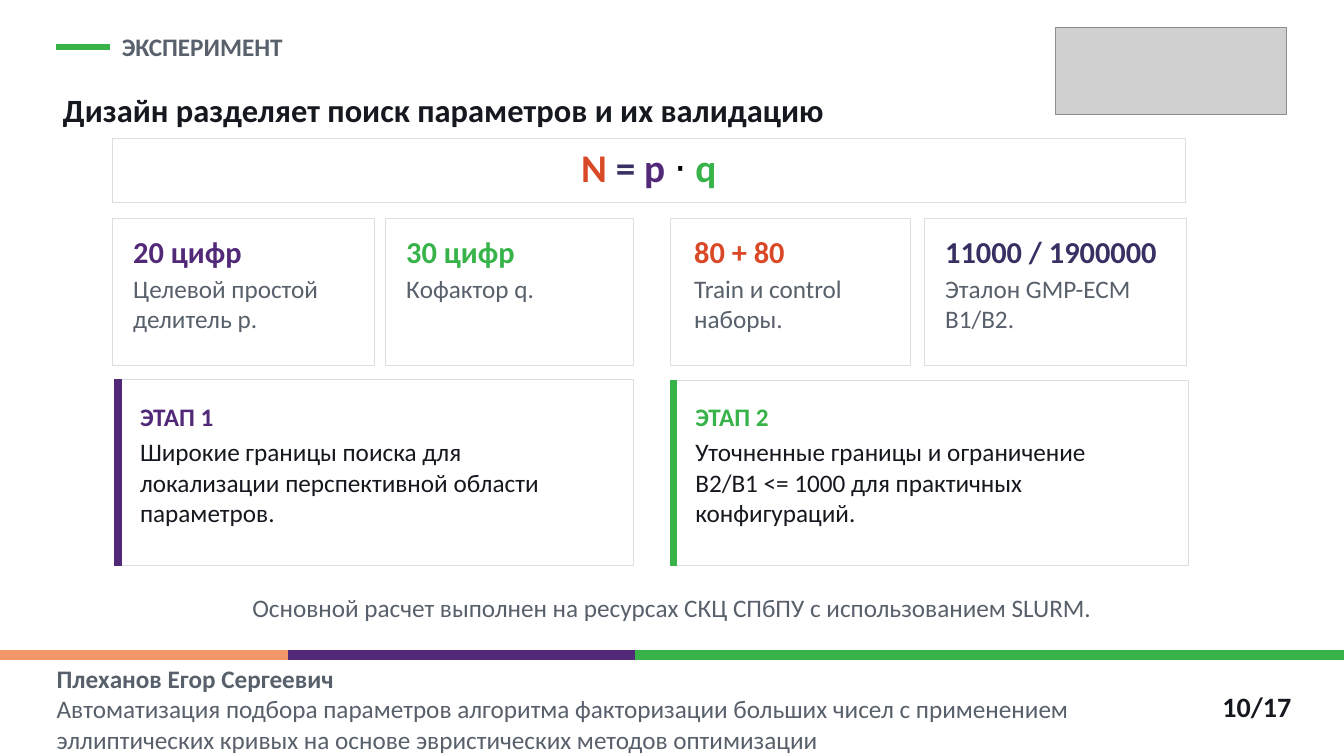
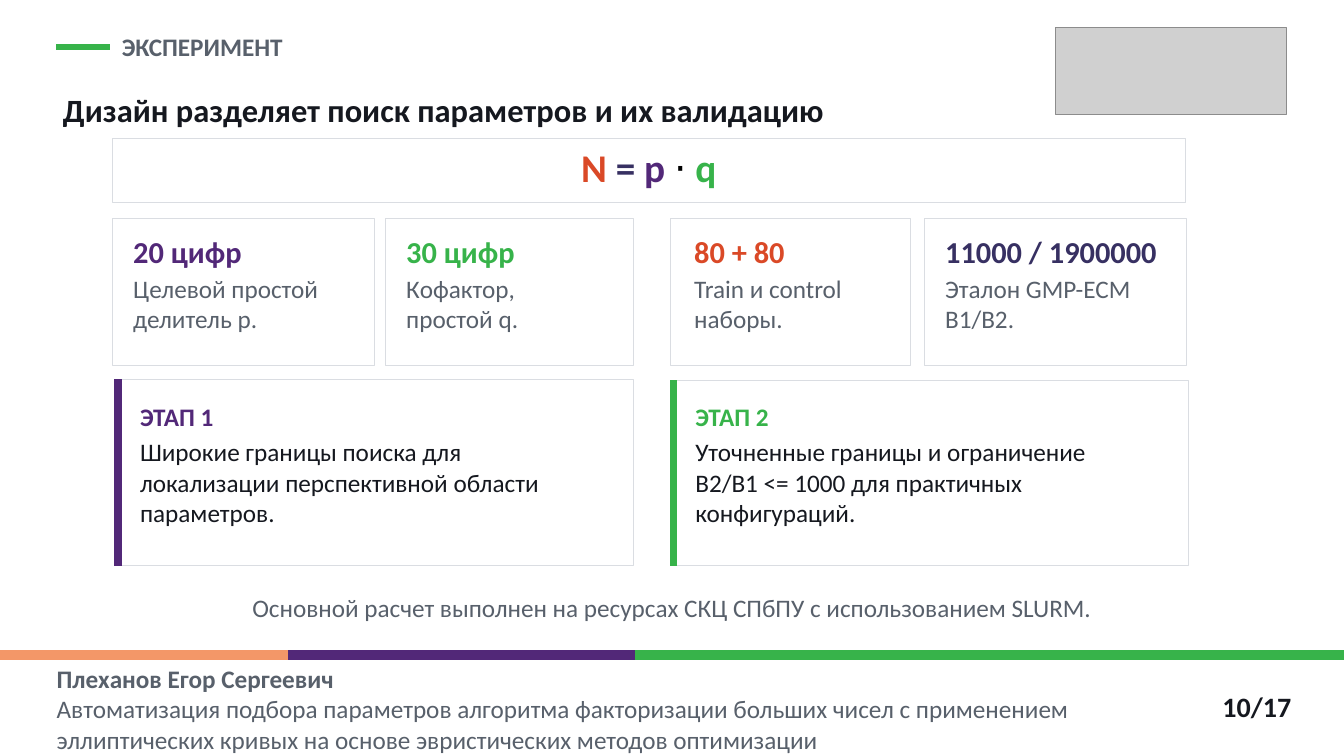
Before and after one commit to EgorPlehanov/ecm-evolutionary-optimization, a slide deck: slide 10 of REPORTS/06_thesis_defense_presentation/Plekhanov_thesis_defense_ECM_parameter_optimization_polytech.pptx. Drawn at 1344x756 pixels with LibreOffice and Linux fonts; fonts in the diff are those of the drawing; grey boxes stand for pictures. Boxes give left, top, right and bottom in pixels: in the first picture for what was removed or moved away, otherwise in the second. Text is boxed around its words. In the diff, an @@ line names an element or a change of style, - is before the commit and + after.

```diff
--- a/REPORTS/06_thesis_defense_presentation/Plekhanov_thesis_defense_ECM_parameter_optimization_polytech.pptx
+++ b/REPORTS/06_thesis_defense_presentation/Plekhanov_thesis_defense_ECM_parameter_optimization_polytech.pptx
@@ text at bbox=[406, 281, 519, 332]: text changed @@
-Кофактор q.
+Кофактор, простой q.
```
Also in this commit, not shown: 1 other slide changed, 1 other file.
